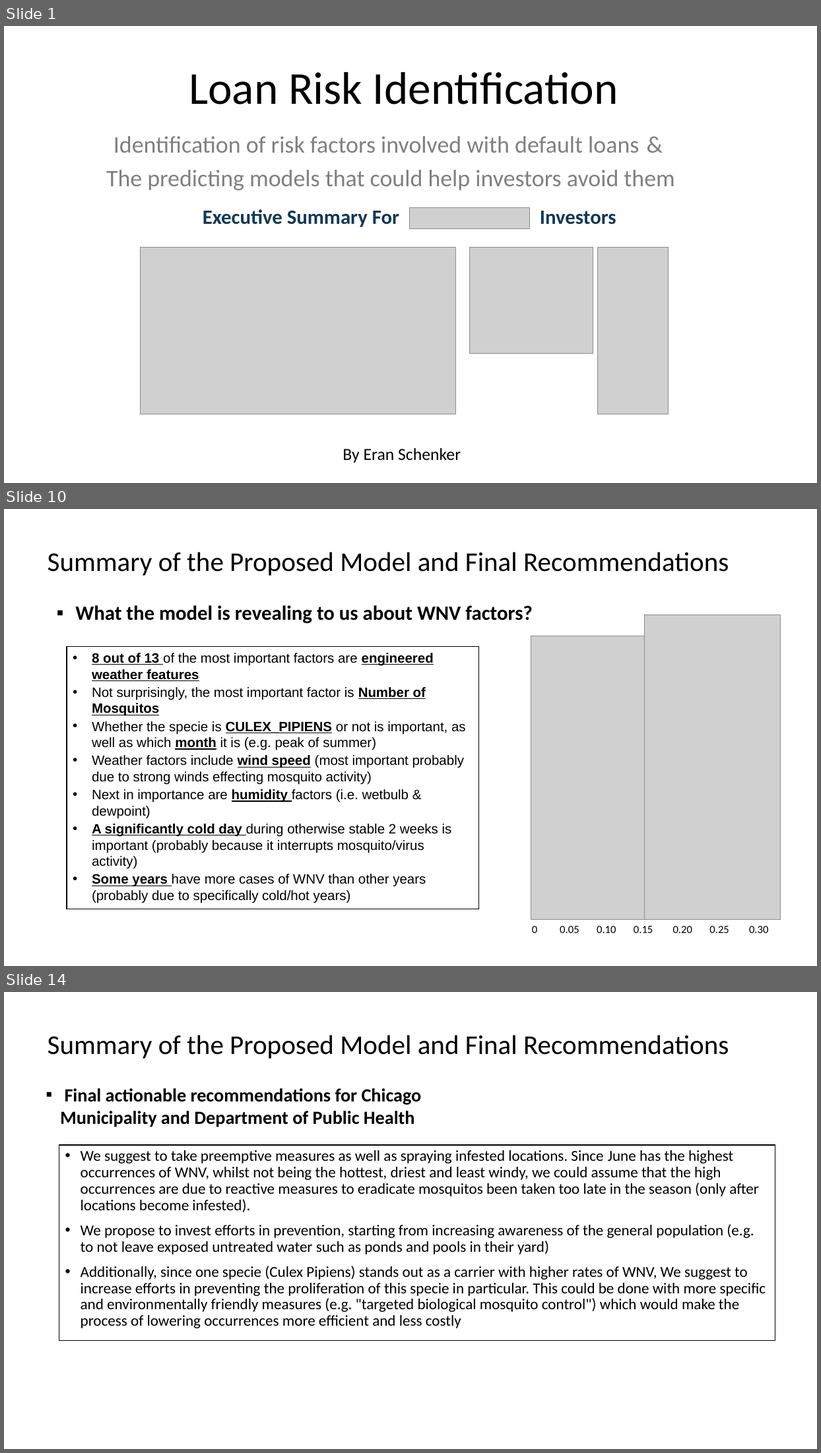
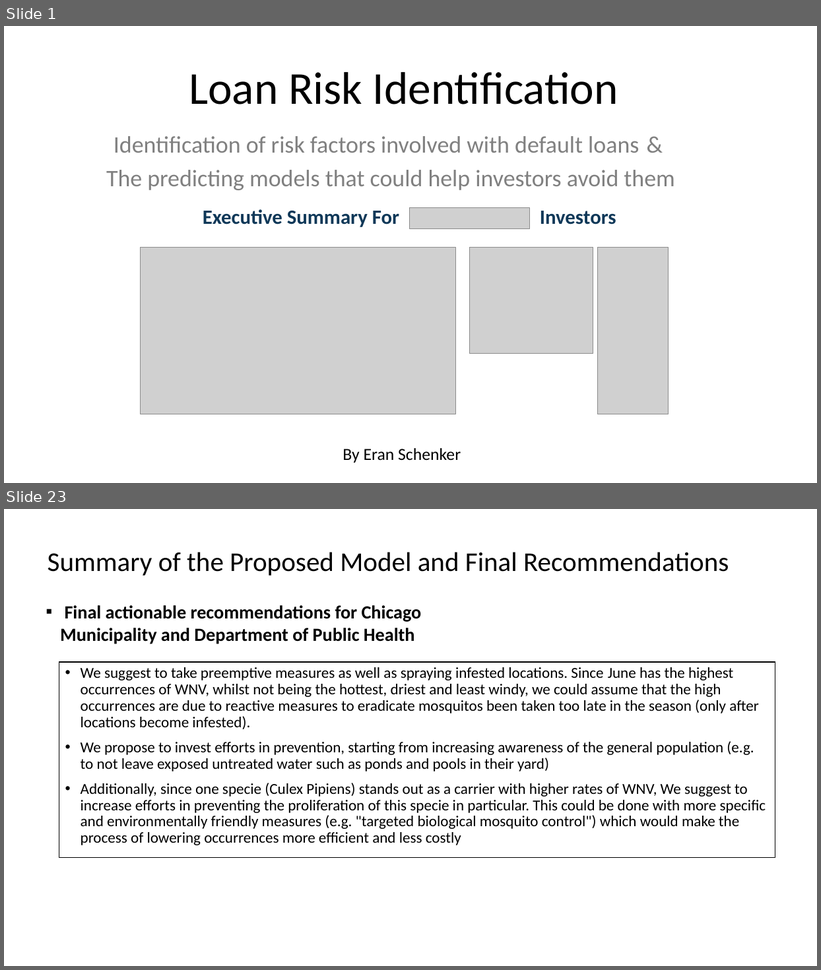
Before and after one commit to Erolino/LendingClub_Loans, a slide deck: LendingClub_Biz_Deck.pptx. Shown one above the other, each under a label of ours: slides 1, 10 and 14 before the commit, slides 1 and 23 after it; the slides between them are not shown. The pictures are 821x1453 and 821x970 pixels, drawn with LibreOffice and Linux fonts; fonts in the diff are those of the drawing; grey boxes stand for pictures. Boxes give left, top, right and bottom in pixels: in the first picture for what was removed or moved away, otherwise in the second. Text is boxed around its words. In the diff, an @@ line names an element or a change of style, - is before the commit and + after.

```diff
--- a/LendingClub_Biz_Deck.pptx
+++ b/LendingClub_Biz_Deck.pptx
@@ slide 10 removed at (4, 509, 817, 966), background #FFFFFF @@
@@ text removed at (48, 552, 729, 576) @@
-Summary of the Proposed Model and Final Recommendations
@@ text removed at (75, 605, 532, 624) @@
-    ▪ What the model is revealing to us about WNV factors?
@@ picture removed at (644, 615, 781, 920) @@
@@ rectangle removed at (67, 647, 479, 910) @@
-• 8 out of 13 of the most important factors are engineered weather features
-• Not surprisingly, the most important factor is Number of Mosquitos
-• Whether the specie is CULEX_PIPIENS or not is important, as well as which month it is (e.g. peak of summer)
-• Weather factors include wind speed (most important probably due to strong winds effecting mosquito activity)
-• Next in importance are humidity factors (i.e. wetbulb & dewpoint)
-• A significantly cold day during otherwise stable 2 weeks is important (probably because it interrupts mosquito/virus activity)
-• Some years have more cases of WNV than other years (probably due to specifically cold/hot years)
@@ picture removed at (531, 636, 720, 920) @@
@@ text removed at (532, 926, 769, 933) @@
-0 0.05 0.10 0.15 0.20 0.25 0.30
@@ what was slide 14 is now slide 23 @@
```
Also in this commit, not shown: 9 slides changed, 13 slides added, 2 other slides removed, 7 other files.
